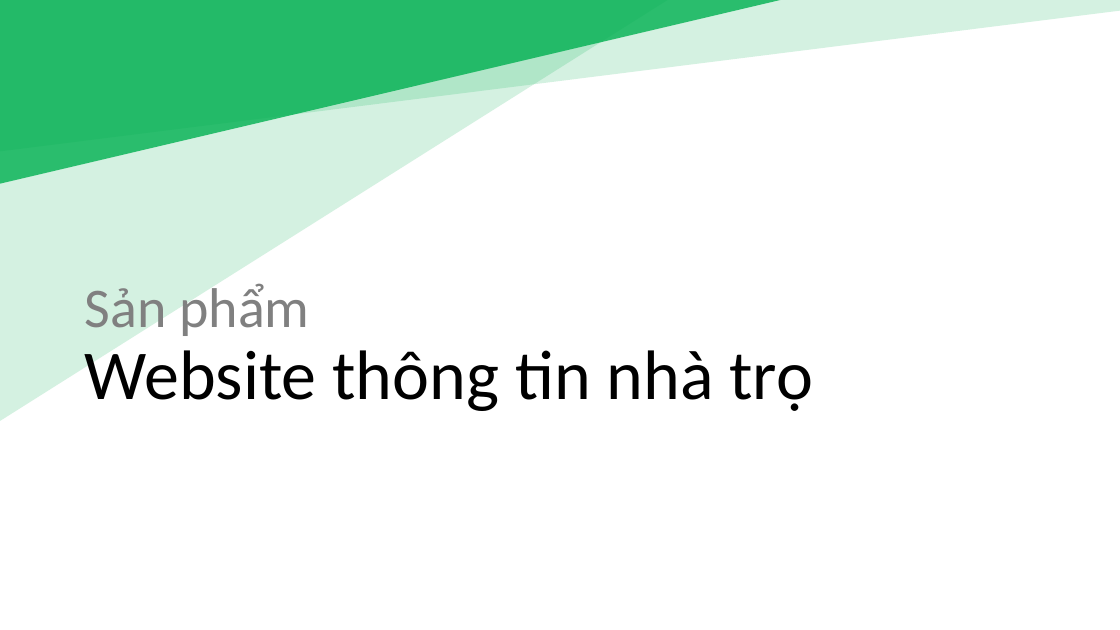
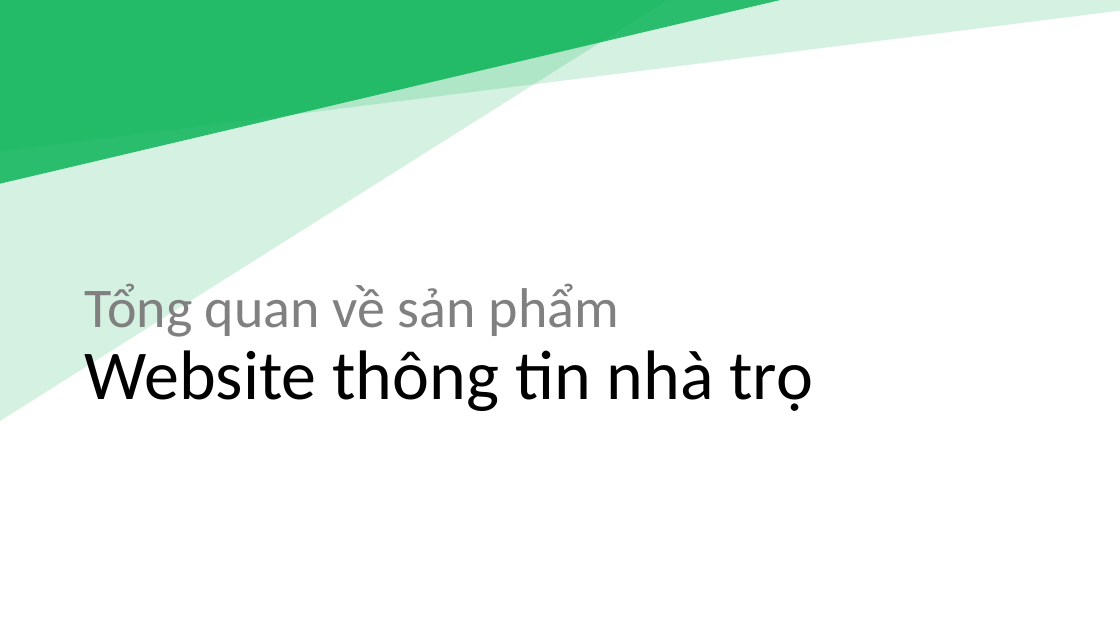
Before and after one commit to duduct/NienLuan4, a slide deck: slide 3 of docs/NL04_Báo cáo niên luận.pptx (slide 11 before the commit). Drawn at 1120x630 pixels with LibreOffice and Linux fonts; fonts in the diff are those of the drawing. Boxes give left, top, right and bottom in pixels: in the first picture for what was removed or moved away, otherwise in the second. Text is boxed around its words. In the diff, an @@ line names an element or a change of style, - is before the commit and + after.

```diff
--- a/docs/NL04_Báo cáo niên luận.pptx
+++ b/docs/NL04_Báo cáo niên luận.pptx
@@ title at [85,280,813,411]: text changed @@
-Sản phẩm
-Website thông tin nhà trọ
+Tổng quan về sản phẩm
+Website thông tin nhà trọ
```
Also in this commit, not shown: 4 other slides changed, 1 slide added, 1 slide removed, 9 other files.
